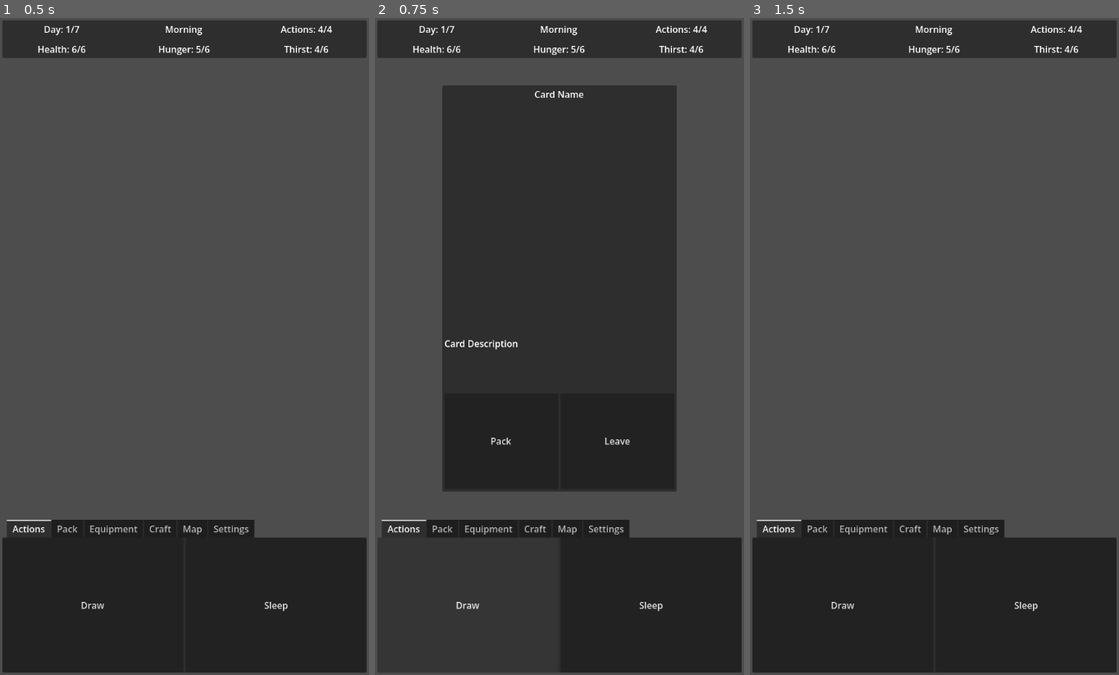
Above: before the commit, frames 1-3 (left to right).
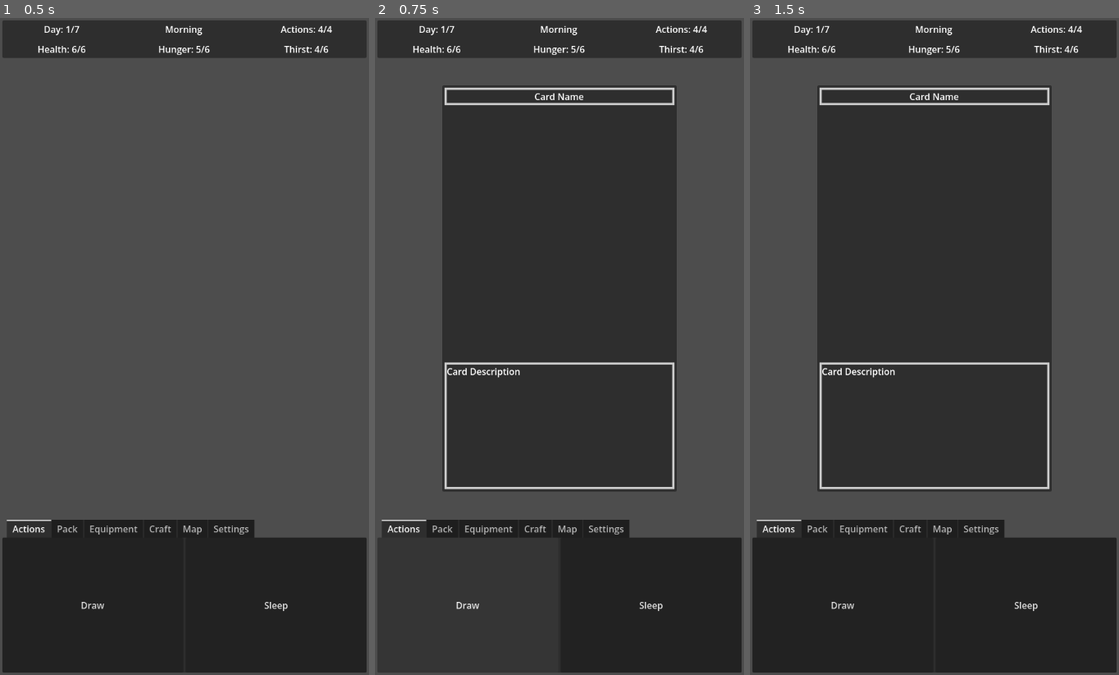
Above: after the commit, the same moments.

Repository: TheOnliestMattastic/Natural-One
Game: Godot game, scene res://scenes/game.tscn
Same seed, same stepped clock (60 frames per second), same inputs: the game is played once before the commit and once after it.
Inputs (mouse positions are in pixels of both pictures, inside the frame that each line leads up to):
- Up to frame 1 (0.5 s): no input
- Up to frame 2 (0.75 s): click "Draw" at 0.5 s
- Up to frame 3 (1.5 s): click (875, 438) at 1.25 s, where only the run before the commit has a clickable "Pack"

Frame 1 is identical in both runs. In frame 2, 1.8% of the frame differs, in the area x 18-82%, y 10-72%; in frame 3, 39%.

Commit message:
Changed style and name of some cards

Diff:
--- a/scenes/card.tscn
+++ b/scenes/card.tscn
@@ -1,9 +1,20 @@
 [gd_scene format=3 uid="uid://yl33ltvvgh44"]
 
 [ext_resource type="Script" uid="uid://3kyhr2w6uaji" path="res://scripts/card.gd" id="1_d81rb"]
-[ext_resource type="PackedScene" uid="uid://dsm0gysm47txb" path="res://scenes/button.tscn" id="2_6u4wf"]
 
-[sub_resource type="StyleBoxEmpty" id="StyleBoxEmpty_pl73o"]
+[sub_resource type="StyleBoxFlat" id="StyleBoxFlat_s8enn"]
+bg_color = Color(0.6, 0.6, 0.6, 0)
+border_width_left = 4
+border_width_top = 4
+border_width_right = 4
+border_width_bottom = 4
+
+[sub_resource type="StyleBoxFlat" id="StyleBoxFlat_4gq7n"]
+bg_color = Color(0.6, 0.6, 0.6, 0)
+border_width_left = 4
+border_width_top = 4
+border_width_right = 4
+border_width_bottom = 4
 
 [node name="Card" type="PanelContainer" unique_id=1644298931]
 custom_minimum_size = Vector2(412, 712.5)
@@ -34,6 +45,7 @@
 
 [node name="Name" type="Label" parent="MarginContainer/VBoxContainer" unique_id=572454450]
 layout_mode = 2
+theme_override_styles/normal = SubResource("StyleBoxFlat_s8enn")
 text = "Card Name"
 horizontal_alignment = 1
 vertical_alignment = 1
@@ -46,26 +58,9 @@
 [node name="Description" type="PanelContainer" parent="MarginContainer/VBoxContainer" unique_id=1445235530]
 layout_mode = 2
 size_flags_vertical = 3
-theme_override_styles/panel = SubResource("StyleBoxEmpty_pl73o")
+theme_override_styles/panel = SubResource("StyleBoxFlat_4gq7n")
 
 [node name="RichTextLabel" type="RichTextLabel" parent="MarginContainer/VBoxContainer/Description" unique_id=49611460]
 layout_mode = 2
 bbcode_enabled = true
 text = "Card description"
-vertical_alignment = 1
-
-[node name="Buttons" type="HBoxContainer" parent="MarginContainer/VBoxContainer" unique_id=1303281045]
-layout_mode = 2
-size_flags_vertical = 3
-
-[node name="Button1" parent="MarginContainer/VBoxContainer/Buttons" unique_id=1965029988 instance=ExtResource("2_6u4wf")]
-layout_mode = 2
-text = "Option 1"
-
-[node name="Button2" parent="MarginContainer/VBoxContainer/Buttons" unique_id=622026557 instance=ExtResource("2_6u4wf")]
-layout_mode = 2
-text = "Option 2"
-
-[node name="Button3" parent="MarginContainer/VBoxContainer/Buttons" unique_id=170023242 instance=ExtResource("2_6u4wf")]
-layout_mode = 2
-text = "Option 3"
--- a/scenes/game.tscn
+++ b/scenes/game.tscn
@@ -4,7 +4,7 @@
 [ext_resource type="Script" uid="uid://ddd7muys8yekl" path="res://scripts/ui.gd" id="1_lnu2h"]
 [ext_resource type="PackedScene" uid="uid://dsm0gysm47txb" path="res://scenes/button.tscn" id="2_yqjtg"]
 [ext_resource type="PackedScene" uid="uid://j7841f0rtjdf" path="res://scenes/item.tscn" id="4_lbhrr"]
-[ext_resource type="PackedScene" uid="uid://cf6mastkla0xp" path="res://scenes/equipment.tscn" id="5_iywne"]
+[ext_resource type="PackedScene" uid="uid://cf6mastkla0xp" path="res://scenes/gear.tscn" id="5_iywne"]
 
 [sub_resource type="StyleBoxEmpty" id="StyleBoxEmpty_pl73o"]
 
--- a/scenes/equipment.tscn
+++ b/scenes/gear.tscn
@@ -1,8 +1,15 @@
 [gd_scene format=3 uid="uid://cf6mastkla0xp"]
 
-[ext_resource type="Script" uid="uid://dfew4soijx6le" path="res://scripts/equipment.gd" id="1_dusko"]
+[ext_resource type="Script" uid="uid://dfew4soijx6le" path="res://scripts/gear.gd" id="1_btfrt"]
 
-[node name="Equipment" type="PanelContainer" unique_id=1644298931]
+[sub_resource type="StyleBoxFlat" id="StyleBoxFlat_btfrt"]
+bg_color = Color(0.6, 0.6, 0.6, 0)
+border_width_left = 2
+border_width_top = 2
+border_width_right = 2
+border_width_bottom = 2
+
+[node name="Gear" type="PanelContainer" unique_id=1644298931]
 custom_minimum_size = Vector2(103, 178)
 anchors_preset = 8
 anchor_left = 0.5
@@ -17,7 +24,7 @@
 grow_vertical = 2
 size_flags_horizontal = 4
 size_flags_vertical = 4
-script = ExtResource("1_dusko")
+script = ExtResource("1_btfrt")
 
 [node name="MarginContainer" type="MarginContainer" parent="." unique_id=1293060090]
 layout_mode = 2
@@ -31,7 +38,8 @@
 
 [node name="Name" type="Label" parent="MarginContainer/VBoxContainer" unique_id=572454450]
 layout_mode = 2
-text = "Equipment"
+theme_override_styles/normal = SubResource("StyleBoxFlat_btfrt")
+text = "Gear"
 horizontal_alignment = 1
 vertical_alignment = 1
 
--- a/scenes/item.tscn
+++ b/scenes/item.tscn
@@ -1,6 +1,13 @@
 [gd_scene format=3 uid="uid://j7841f0rtjdf"]
 
 [ext_resource type="Script" uid="uid://i8f514p1ayub" path="res://scripts/item.gd" id="1_4gq7n"]
+
+[sub_resource type="StyleBoxFlat" id="StyleBoxFlat_d81rb"]
+bg_color = Color(0.6, 0.6, 0.6, 0)
+border_width_left = 2
+border_width_top = 2
+border_width_right = 2
+border_width_bottom = 2
 
 [node name="Item" type="PanelContainer" unique_id=1644298931]
 custom_minimum_size = Vector2(103, 178)
@@ -9,10 +16,10 @@
 anchor_top = 0.5
 anchor_right = 0.5
 anchor_bottom = 0.5
-offset_left = -51.5
-offset_top = -89.0
-offset_right = 51.5
-offset_bottom = 89.0
+offset_left = -53.0
+offset_top = -90.0
+offset_right = 50.0
+offset_bottom = 88.0
 grow_horizontal = 2
 grow_vertical = 2
 size_flags_horizontal = 4
@@ -31,6 +38,7 @@
 
 [node name="Name" type="Label" parent="MarginContainer/VBoxContainer" unique_id=572454450]
 layout_mode = 2
+theme_override_styles/normal = SubResource("StyleBoxFlat_d81rb")
 text = "Item"
 horizontal_alignment = 1
 vertical_alignment = 1
--- a/scripts/card.gd
+++ b/scripts/card.gd
@@ -5,37 +5,17 @@
 @export var card_name: String = "Card Name"
 @export var card_description: String = "Card Description"
 @export var card_image: Sprite2D
-@export var option_1: String = "Pack"
-@export var option_2: String = "Leave"
-@export var option_3: String = ""
 
 @onready var name_label: Label = $MarginContainer/VBoxContainer/Name
 @onready var description_label: RichTextLabel = $MarginContainer/VBoxContainer/Description/RichTextLabel
-@onready var button_1: Button = $MarginContainer/VBoxContainer/Buttons/Button1
-@onready var button_2: Button = $MarginContainer/VBoxContainer/Buttons/Button2
-@onready var button_3: Button = $MarginContainer/VBoxContainer/Buttons/Button3
 
 func _ready() -> void:
-	set_values(card_name, card_description, card_image, option_1, option_2, option_3)
+	set_values(card_name, card_description, card_image)
 
-func set_values(text: String, description: String, image: Sprite2D, opt_1: String = "", opt_2: String = "", opt_3: String = "") -> void:
+func set_values(text: String, description: String, image: Sprite2D) -> void:
 	card_name = text
 	card_description = description
 	card_image = image
-	option_1 = opt_1
-	option_2 = opt_2
-	option_3 = opt_3
 
 	name_label.set_text(card_name)
 	description_label.set_text(card_description)
-	button_1.set_text(opt_1)
-	button_2.set_text(opt_2)
-	button_3.set_text(opt_3)
-
-	# setting button visibility
-	if button_1.text == "": button_1.visible = false
-	else: button_1.visible = true
-	if button_2.text == "": button_2.visible = false
-	else: button_2.visible = true
-	if button_3.text == "": button_3.visible = false
-	else: button_3.visible = true
--- a/scripts/equipment.gd
+++ b/scripts/gear.gd
@@ -2,7 +2,7 @@
 # ----------------------------------
 extends PanelContainer
 
-@export var card_name: String = "Equipment"
+@export var card_name: String = "Gear"
 @export var card_image: Sprite2D
 
 @onready var name_label: Label = $MarginContainer/VBoxContainer/Name
Renamed: scripts/equipment.gd.uid -> scripts/gear.gd.uid
